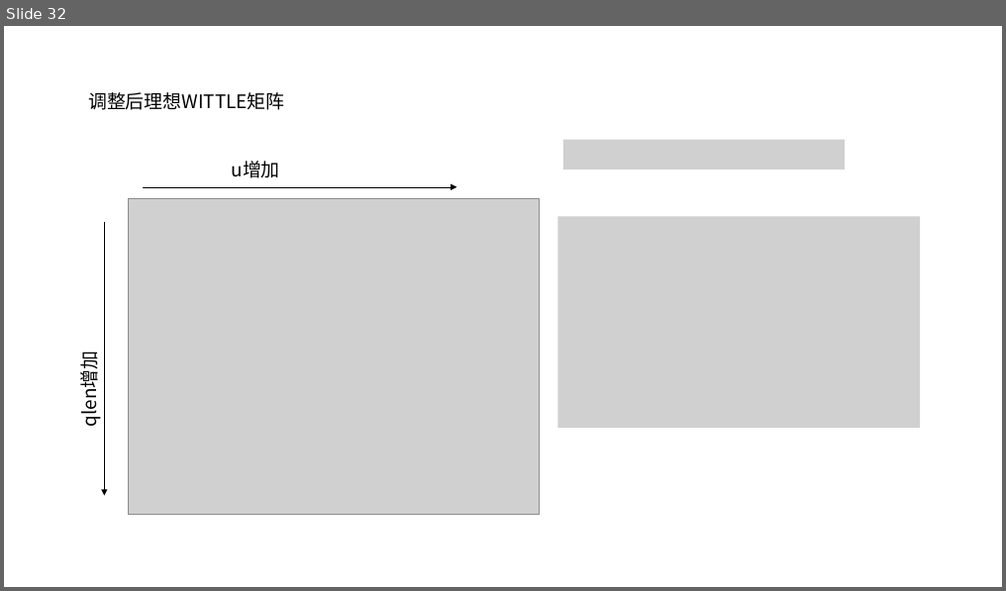
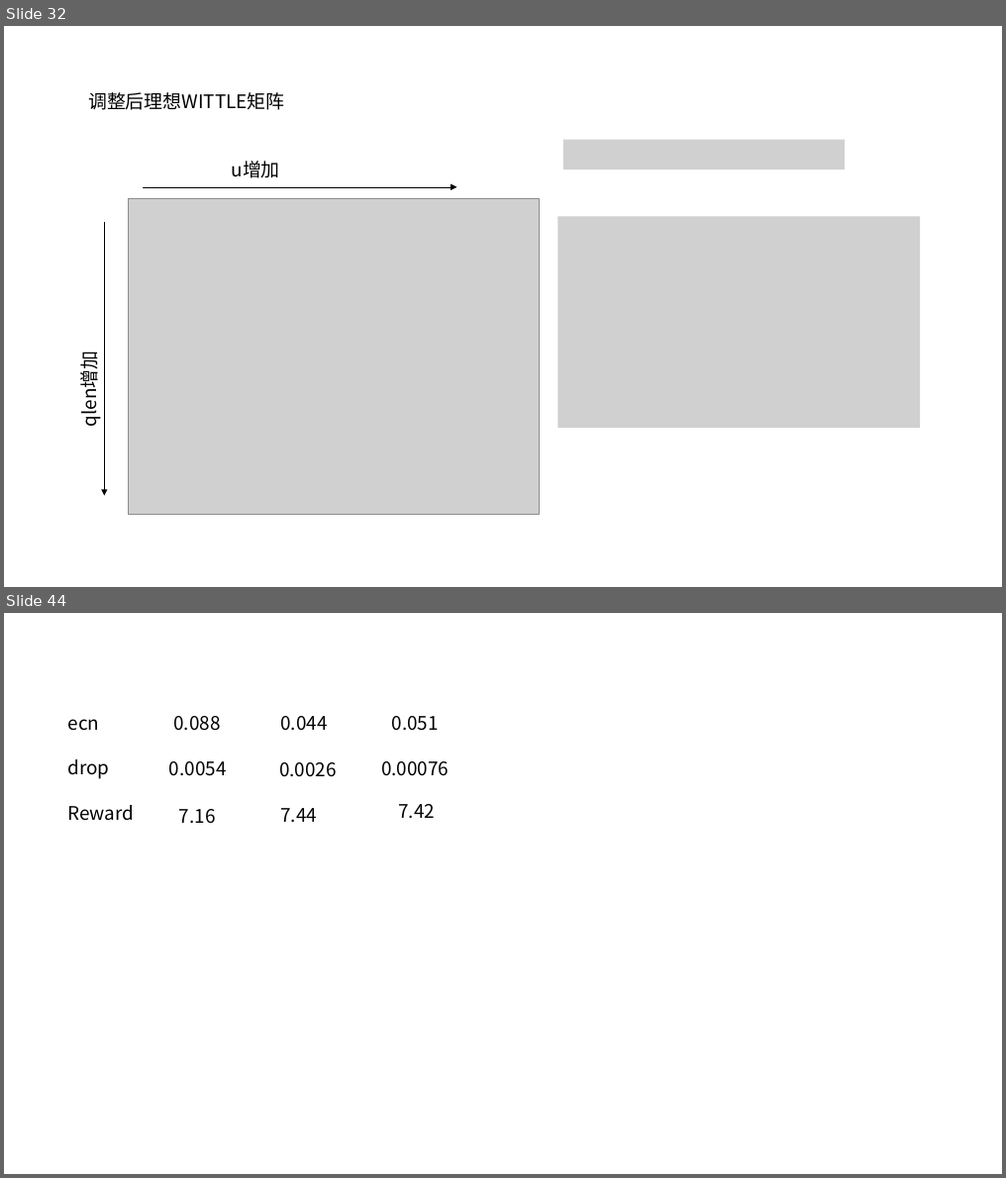
Before and after one commit to JinPeng-Zhang/RMAB, a slide deck: PPT/算法整理.pptx. Shown one above the other, each under a label of ours: slide 32 before the commit, slides 32 and 44 after it; the slides between them are not shown. The pictures are 1006x591 and 1006x1178 pixels, drawn with LibreOffice and Linux fonts; fonts in the diff are those of the drawing; grey boxes stand for pictures. Boxes give left, top, right and bottom in pixels: in the first picture for what was removed or moved away, otherwise in the second. Text is boxed around its words. In the diff, an @@ line names an element or a change of style, - is before the commit and + after.

```diff
--- a/PPT/算法整理.pptx
+++ b/PPT/算法整理.pptx
@@ slide 44 added at (4,613,1002,1174), background #FFFFFF @@
@@ text added at (68,719,135,821), 18 pt, text #000000 @@
+ecn
+drop
+Reward
@@ text added at (173,716,220,731), 18 pt, text #000000 @@
+0.088
@@ text added at (280,716,327,731), 18 pt, text #000000 @@
+0.044
@@ text added at (392,716,439,731), 18 pt, text #000000 @@
+0.051
@@ text added at (169,761,227,776), 18 pt, text #000000 @@
+0.0054
@@ text added at (279,762,337,777), 18 pt, text #000000 @@
+0.0026
@@ text added at (381,761,449,776), 18 pt, text #000000 @@
+0.00076
@@ text added at (179,809,216,824), 18 pt, text #000000 @@
+7.16
@@ text added at (280,808,317,822), 18 pt, text #000000 @@
+7.44
@@ text added at (398,804,435,818), 18 pt, text #000000 @@
+7.42
```
Also in this commit, not shown: 3 slides changed, 19 other slides added, 6 other files.
